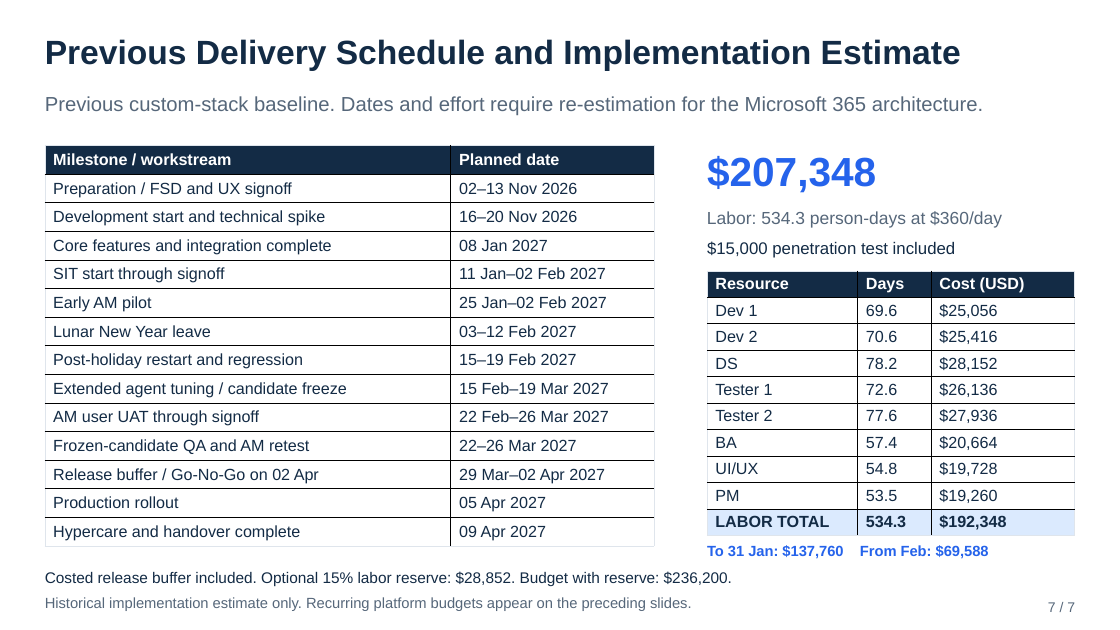
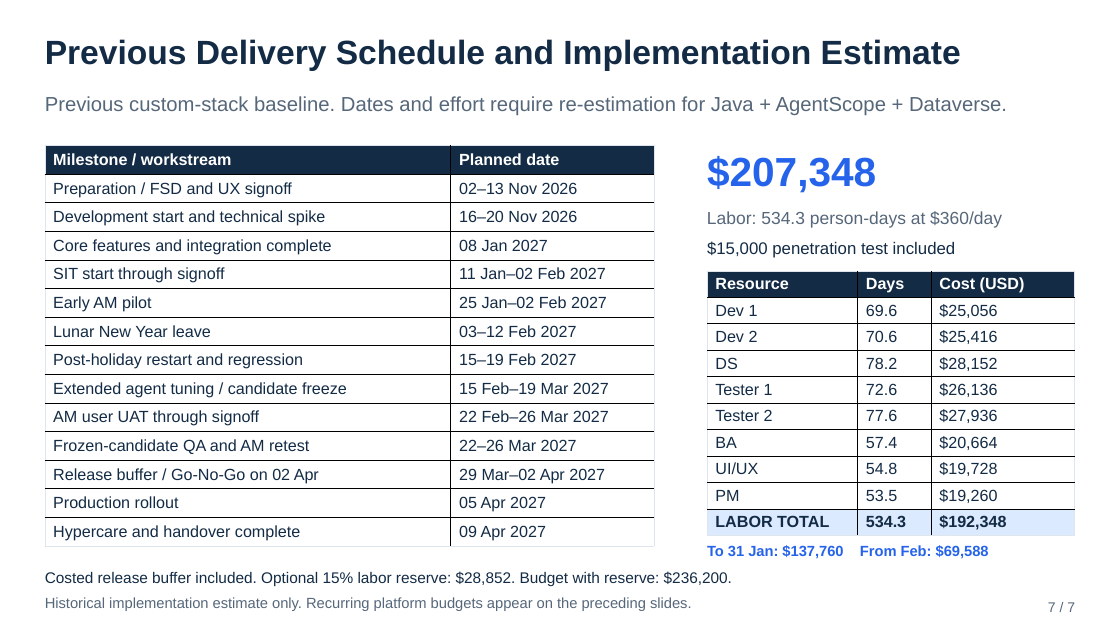
Before and after one commit to realAaronWu/aam, a slide deck: slide 7 of docs/presentations/aam-project-overview-mvp.pptx. Drawn at 1120x630 pixels with LibreOffice and Linux fonts; fonts in the diff are those of the drawing. Boxes give left, top, right and bottom in pixels: in the first picture for what was removed or moved away, otherwise in the second. Text is boxed around its words. In the diff, an @@ line names an element or a change of style, - is before the commit and + after.

```diff
--- a/docs/presentations/aam-project-overview-mvp.pptx
+++ b/docs/presentations/aam-project-overview-mvp.pptx
@@ text at box(45, 96, 1007, 115): text changed @@
-Previous custom-stack baseline. Dates and effort require re-estimation for the Microsoft 365 architecture.
+Previous custom-stack baseline. Dates and effort require re-estimation for Java + AgentScope + Dataverse.
```
Also in this commit, not shown: 5 other slides changed, 1 slide added, 1 slide removed.
